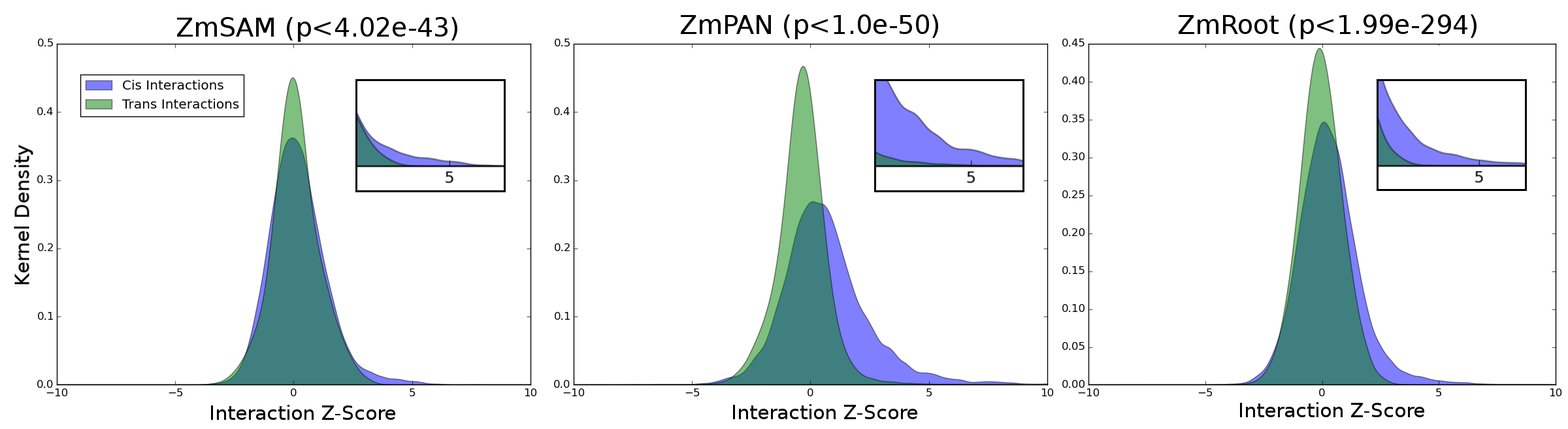
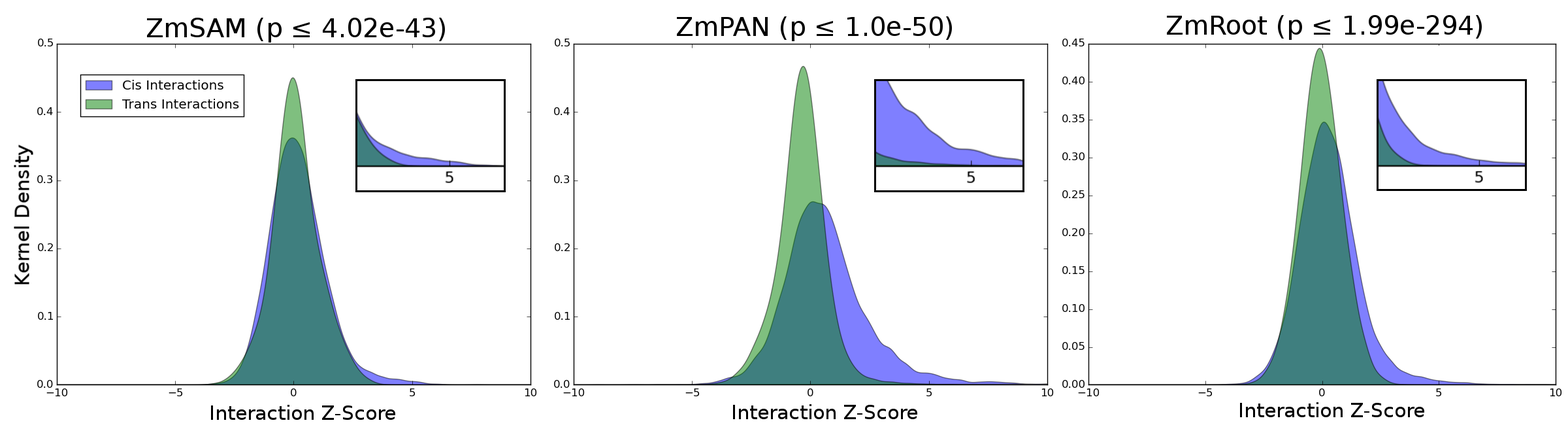
Layers edited between the first and the second w=1568, h=429 image:
renamed "ZmSAM (p<4.02e-43)" to "ZmSAM (p ≤ 4.02e-43)", painted on it over [147, 16, 458, 43]
renamed "ZmPAN (p<1.0e-50)" to "ZmPAN (p ≤ 1.0e-50)", painted on it over [676, 14, 952, 42]
renamed "ZmRoot (p<1.99e-294)" to "ZmRoot (p ≤ 1.99e-294)", painted on it over [1166, 14, 1482, 40]
